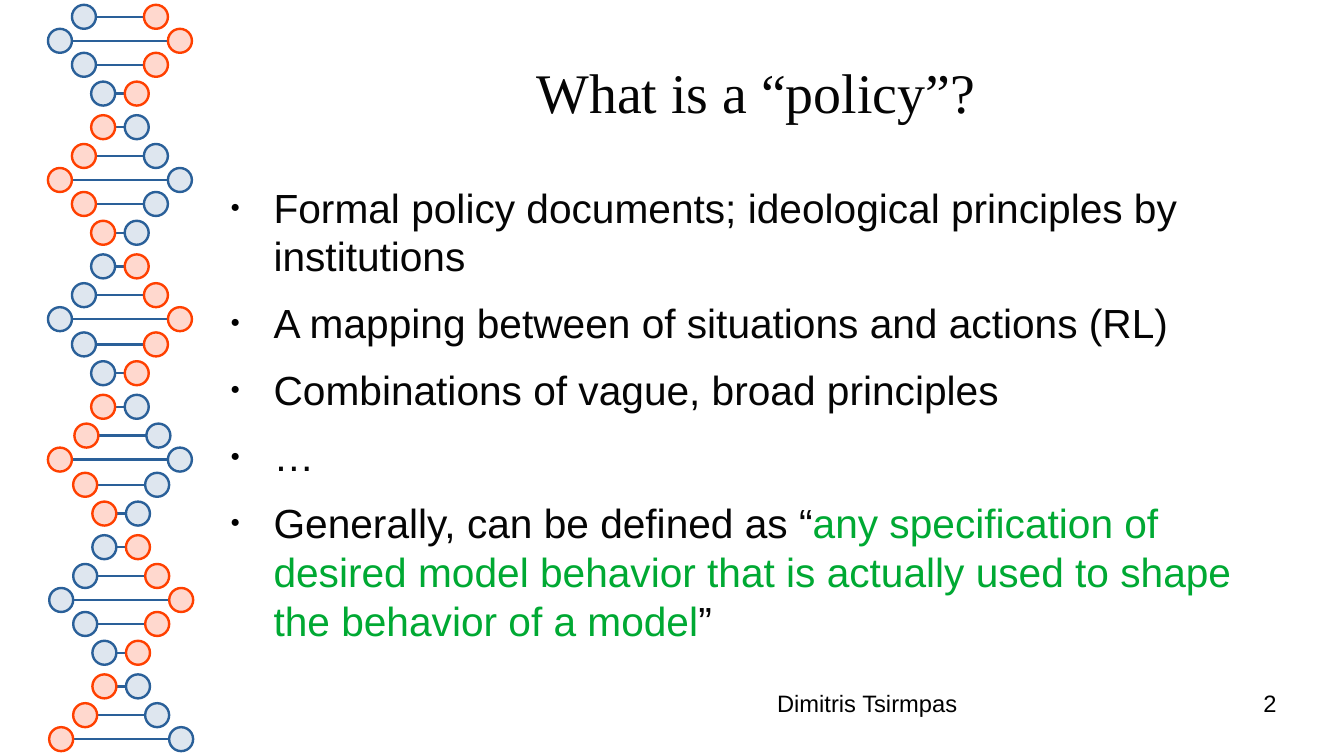
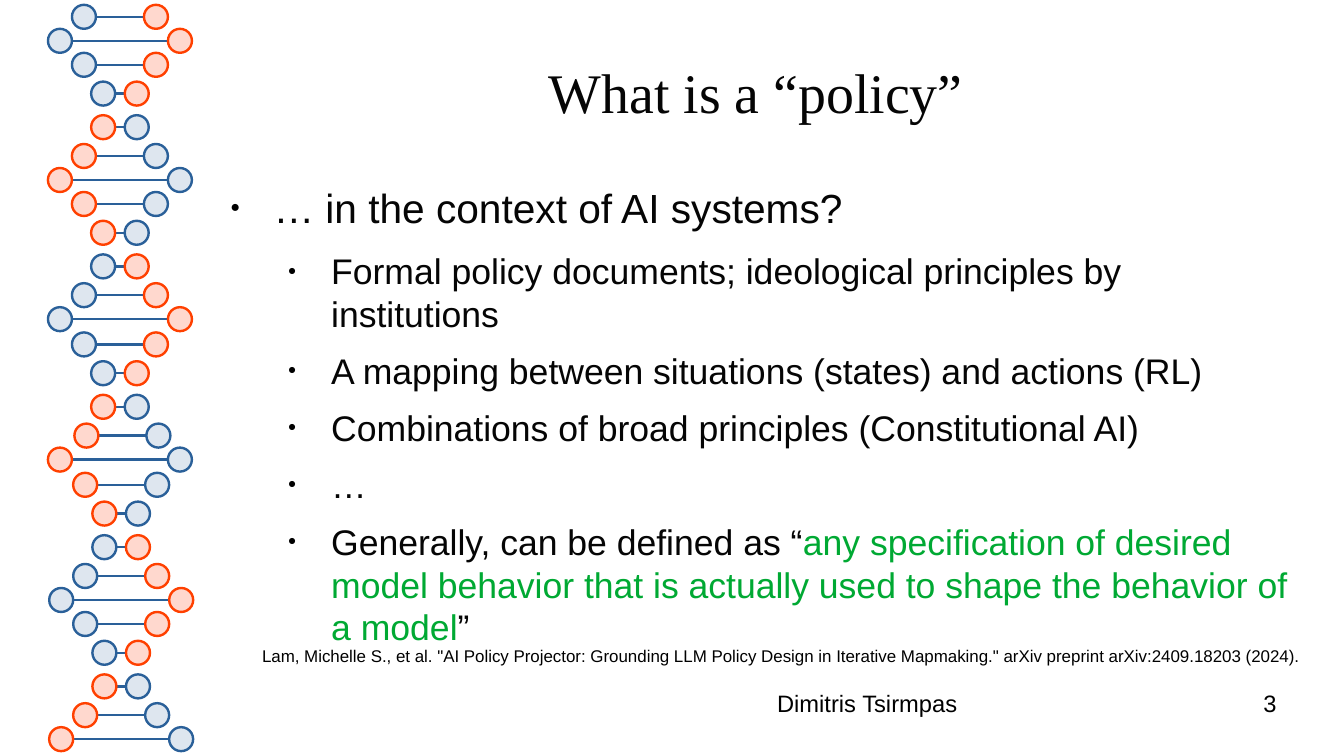
Before and after one commit to dimits-ts/llm_moderation_research, a slide deck: slide 3 of presentations/llm_policy_feasibility.odp (slide 2 before the commit). Drawn at 1344x756 pixels with LibreOffice and Linux fonts; fonts in the diff are those of the drawing. Boxes give left, top, right and bottom in pixels: in the first picture for what was removed or moved away, otherwise in the second. Text is boxed around its words. In the diff, an @@ line names an element or a change of style, - is before the commit and + after.

```diff
--- a/presentations/llm_policy_feasibility.odp
+++ b/presentations/llm_policy_feasibility.odp
@@ title at (549, 74, 962, 124): text changed @@
-What is a “policy”?
+What is a “policy”
@@ text at (325, 193, 843, 230): paragraph added @@
+● … in the context of AI systems?
@@ text at (331, 258, 1288, 641): size 24 to 21 pt in "Formal policy documents; ideological principles by instituti ...", "…", "Generally, can be defined as “any specification ..."; list level 1 to 2 in "Formal policy documents; ideological principles ..."; list level 1 to 2 in "…"; list level 1 to 2 in "Generally, can be defined as ..." @@
@@ text at (331, 358, 1202, 448): text changed; size 24 to 21 pt @@
-● A mapping between of situations and actions (RL)
-● Combinations of vague, broad principles
+  ● A mapping between situations (states) and actions (RL)
+  ● Combinations of broad principles (Constitutional AI)
@@ text added at (262, 649, 1299, 666), 10 pt, text #000000 @@
+Lam, Michelle S., et al. "AI Policy Projector: Grounding LLM Policy Design in Iterative Mapmaking." arXiv preprint arXiv:2409.18203 (2024).
@@ page number at (1263, 695, 1276, 713): text changed @@
-2
+3
```
Also in this commit, not shown: 10 other slides changed, 4 slides added, 1 slide removed.
